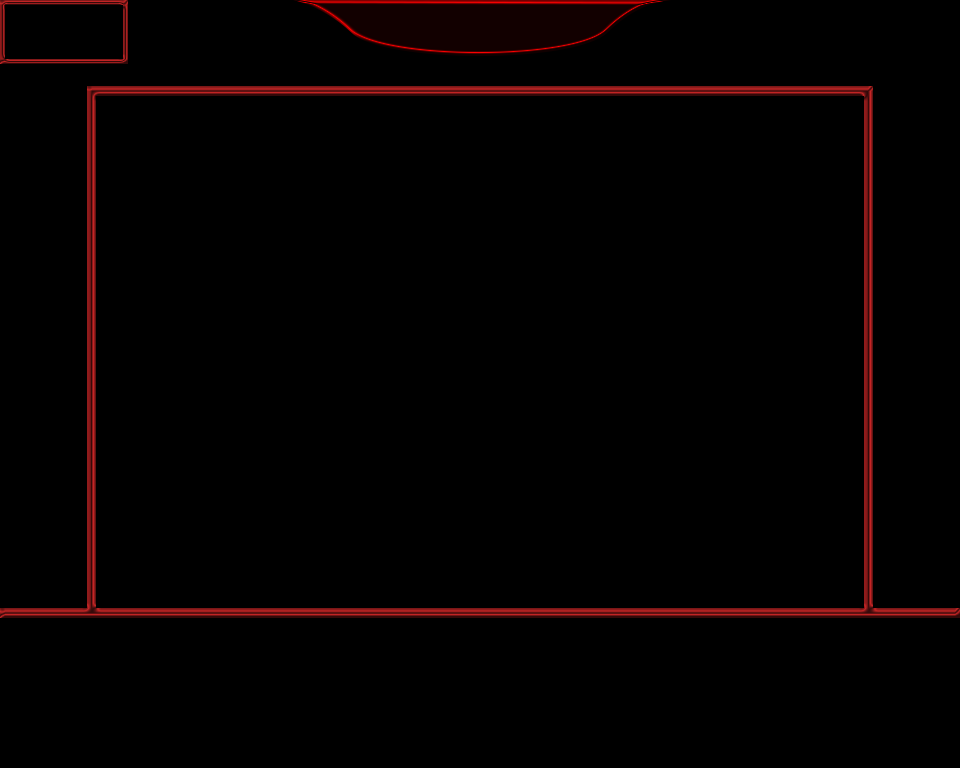
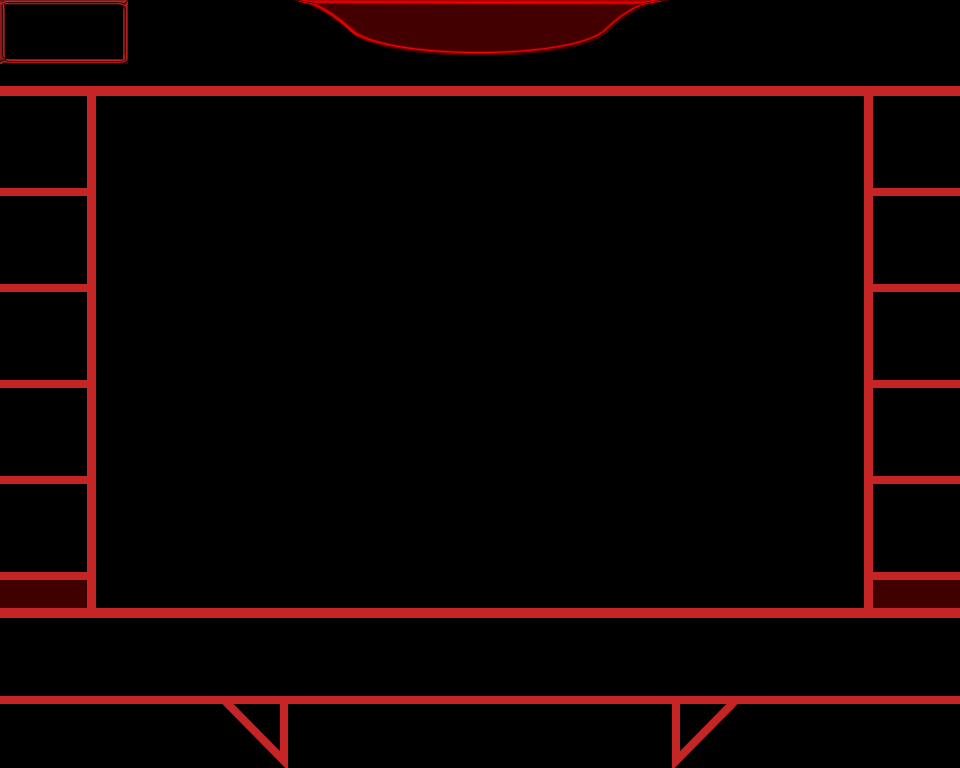
Two versions of the same layered image (960×768). Layer-by-layer changes:
painted on "Calque 3" over [224, 696, 736, 704]
added layer "Calque 6" in group "Border" over [664, 696, 960, 768]
added layer "Forme 4" in group "Border" over [669, 697, 739, 768]
added group "Left bot" with 2 layers in group "Border" over [0, 696, 296, 768]
moved "Calque 4" into group "Left bot", painted on it over [0, 696, 296, 768]
added layer "Forme 3" in group "Left bot" over [221, 697, 291, 768]
added group "btn Right" with 6 layers in group "Border" over [873, 86, 960, 580]
added layer "btn mid L copie 2" (1st of 2, in "Border" › "btn Right") in group "btn Right" over [873, 380, 960, 388]
added layer "btn mid L copie 3" (1st of 2, in "Border" › "btn Right") in group "btn Right" over [873, 476, 960, 484]
added layer "btn mid L copie 4" (1st of 2, in "Border" › "btn Right") in group "btn Right" over [873, 572, 960, 580]
added layer "btn mid L copie" (1st of 2, in "Border" › "btn Right") in group "btn Right" over [873, 284, 960, 292]
added layer "btn mid L" (1st of 2, in "Border" › "btn Right") in group "btn Right" over [873, 188, 960, 196]
added layer "btn up L" (1st of 2, in "Border" › "btn Right") in group "btn Right" over [873, 86, 960, 96]
added group "btn Left" with 6 layers in group "Border" over [0, 86, 87, 580]
added layer "btn mid L copie 2" (2nd of 2, in "Border" › "btn Left") in group "btn Left" over [0, 380, 87, 388]
added layer "btn mid L copie 3" (2nd of 2, in "Border" › "btn Left") in group "btn Left" over [0, 476, 87, 484]
added layer "btn mid L copie 4" (2nd of 2, in "Border" › "btn Left") in group "btn Left" over [0, 572, 87, 580]
added layer "btn up L" (2nd of 2, in "Border" › "btn Left") in group "btn Left" over [0, 86, 87, 96]
added layer "Calque 5 copie" above "Calque 5" over [873, 580, 960, 608]
added layer "Calque 5" above "Calque 2" over [0, 580, 87, 608]
…and 4 more changes (4 added)
